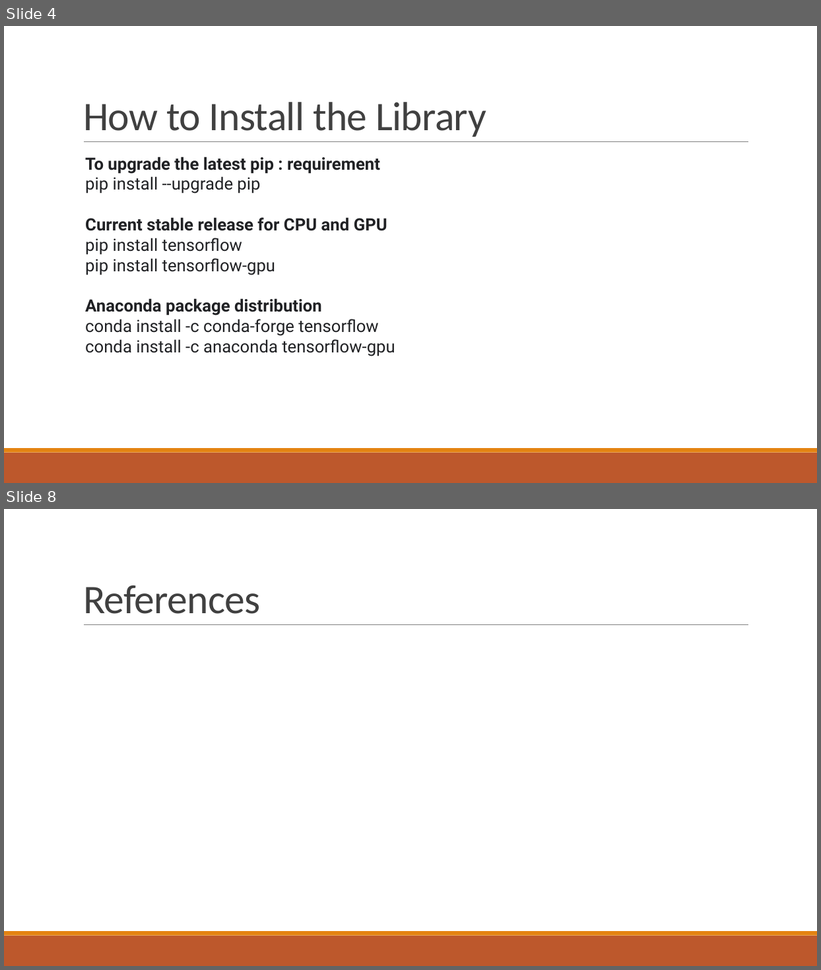
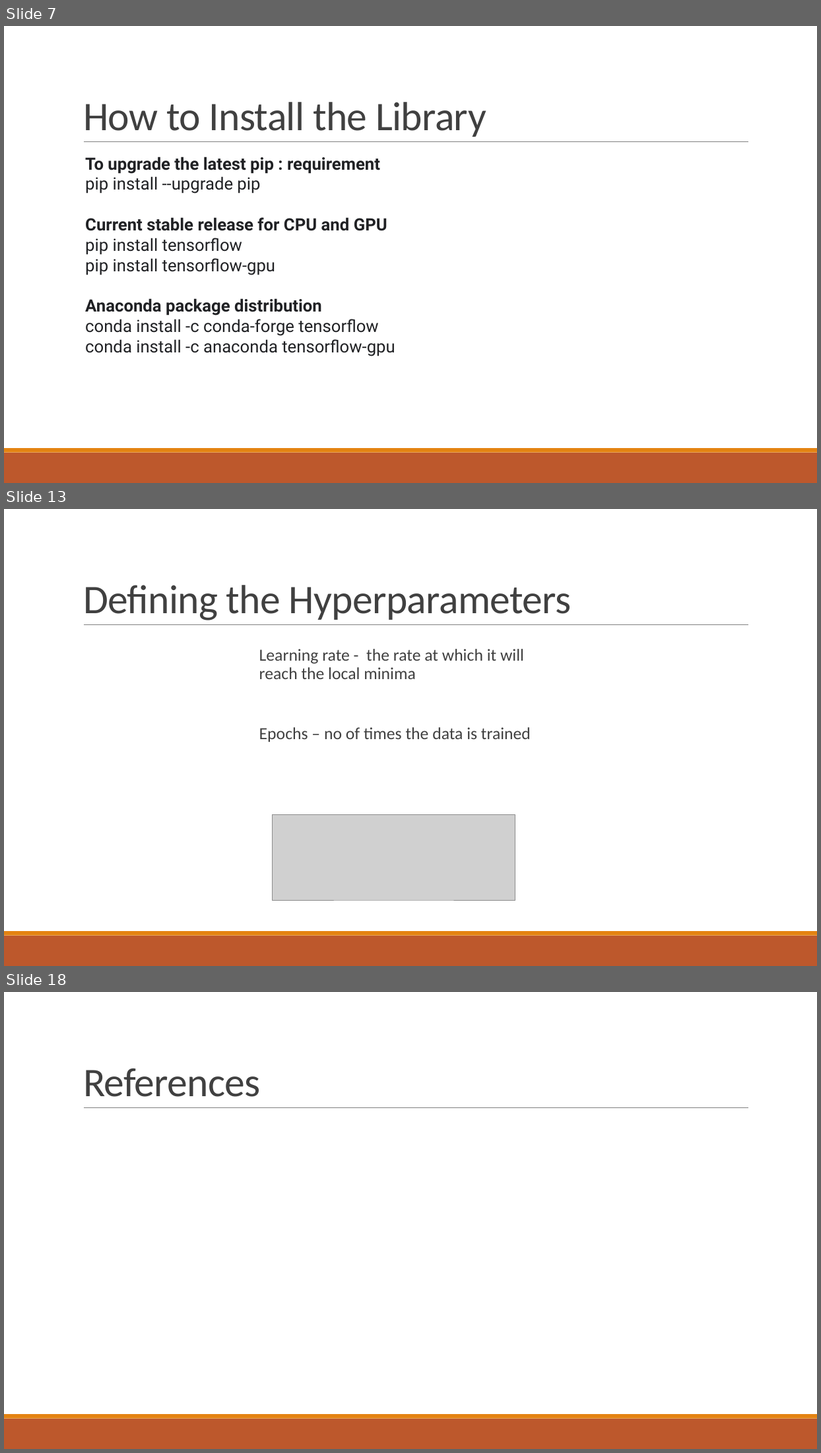
Before and after one commit to agx01/tf_presentation, a slide deck: Tensorflow_presentation.pptx. Shown one above the other, each under a label of ours: slides 4 and 8 before the commit, slides 7, 13 and 18 after it; the slides between them are not shown. The pictures are 821x970 and 821x1453 pixels, drawn with LibreOffice and Linux fonts; fonts in the diff are those of the drawing; grey boxes stand for pictures. Boxes give left, top, right and bottom in pixels: in the first picture for what was removed or moved away, otherwise in the second. Text is boxed around its words. In the diff, an @@ line names an element or a change of style, - is before the commit and + after.

```diff
--- a/Tensorflow_presentation.pptx
+++ b/Tensorflow_presentation.pptx
@@ slide 13 added at (4,509,817,966), background #FFFFFF; not listed: 3 template elements that a slide beside it also shows @@
@@ title added at (83,585,572,621), 48 pt, text #404040 @@
+Defining the Hyperparameters
@@ text added at (259,649,531,742), 20 pt, text #404040 @@
+  Learning rate - the rate at which it will reach the local minima
+  Epochs – no of times the data is trained
@@ picture added at (273,815,516,900) @@
@@ what was slide 4 is now slide 7 @@
@@ what was slide 8 is now slide 18 @@
```
Also in this commit, not shown: 3 slides changed, 11 other slides added, 2 slides removed, 7 other files.
